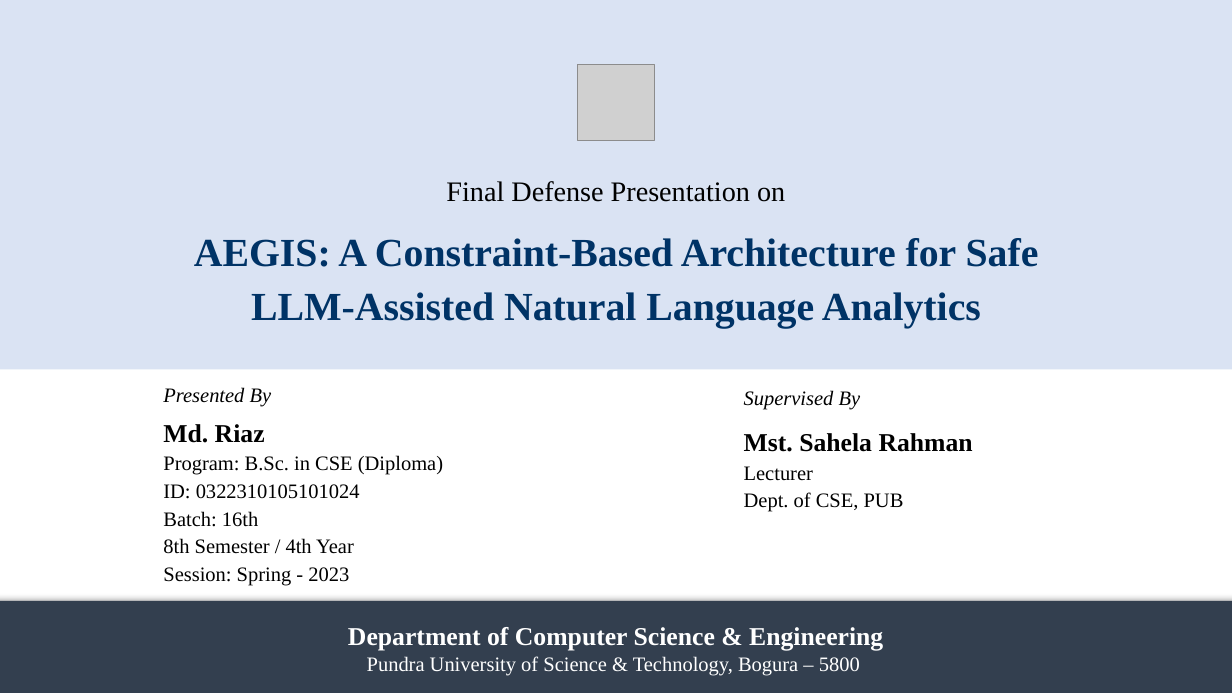
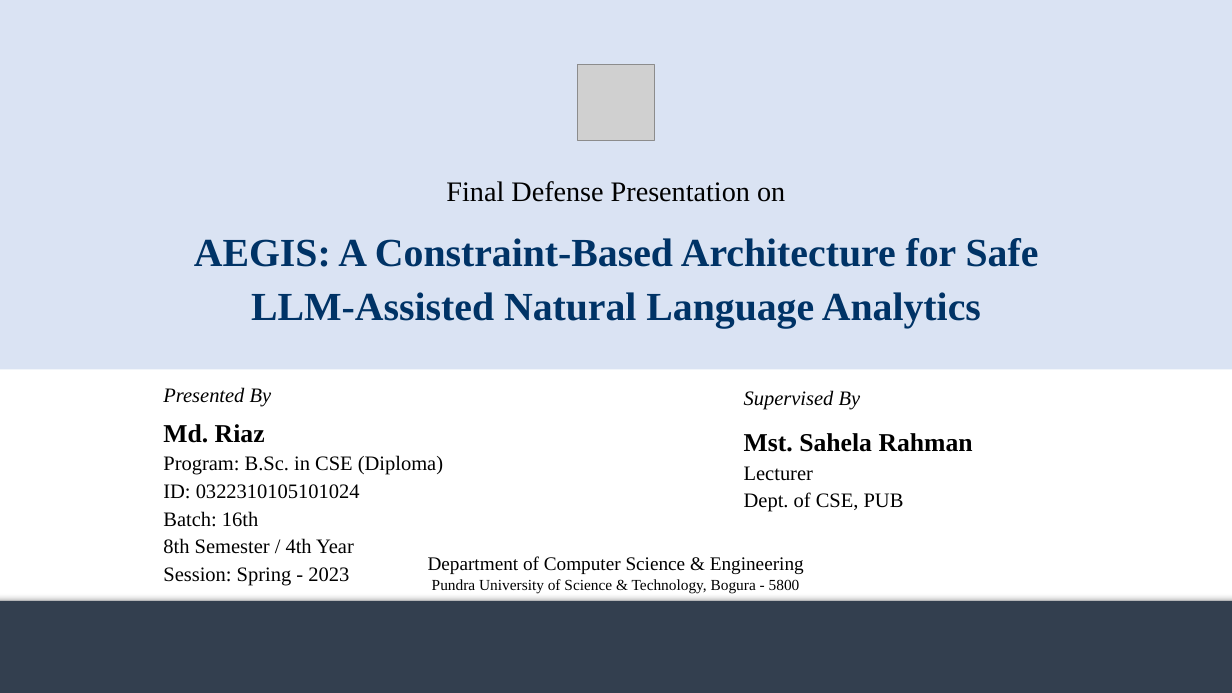
Before and after one commit to md-riaz/AEGIS-Research, a slide deck: slide 1 of docs/scripts/Md_Riaz_Final_Defense_0322310105101024.pptx. Drawn at 1232x693 pixels with LibreOffice and Linux fonts; fonts in the diff are those of the drawing; grey boxes stand for pictures. Boxes give left, top, right and bottom in pixels: in the first picture for what was removed or moved away, otherwise in the second. Text is boxed around its words. In the diff, an @@ line names an element or a change of style, - is before the commit and + after.

```diff
--- a/docs/scripts/Md_Riaz_Final_Defense_0322310105101024.pptx
+++ b/docs/scripts/Md_Riaz_Final_Defense_0322310105101024.pptx
@@ text "Department of Computer Science & ..." moved from (x1=348, y1=627, x2=883, y2=676) to (x1=428, y1=556, x2=804, y2=593) @@
@@ text at (x1=428, y1=556, x2=804, y2=574): size 20 to 15 pt, text colour #FFFFFF to #000000, bold off in "Department of Computer Science & Engineering" @@
@@ text at (x1=432, y1=579, x2=800, y2=593): text changed; size 16 to 12 pt; text colour #FFFFFF to #000000 @@
-Pundra University of Science & Technology, Bogura – 5800
+Pundra University of Science & Technology, Bogura - 5800
```
Also in this commit, not shown: 12 other slides changed, 2 slides added, 2 slides removed, 15 other files.
